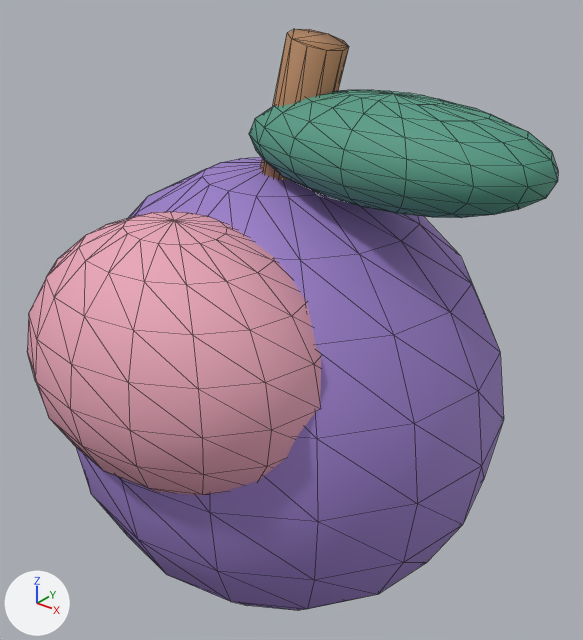
The glTF model 幻靈奇旅/models/props/berry.glb as it was, and as the next commit left it.
One viewpoint serves both versions: a 50 mm camera at (0.463, -0.557, 0.652) aimed at (0.02, -0.003, 0.309). Lighting does not change. The marker at lower left points along +X, +Y and +Z. The first picture is the older version. Mesh edges are drawn as thin lines.

Objects in the first picture: 'Star mist fruit'.
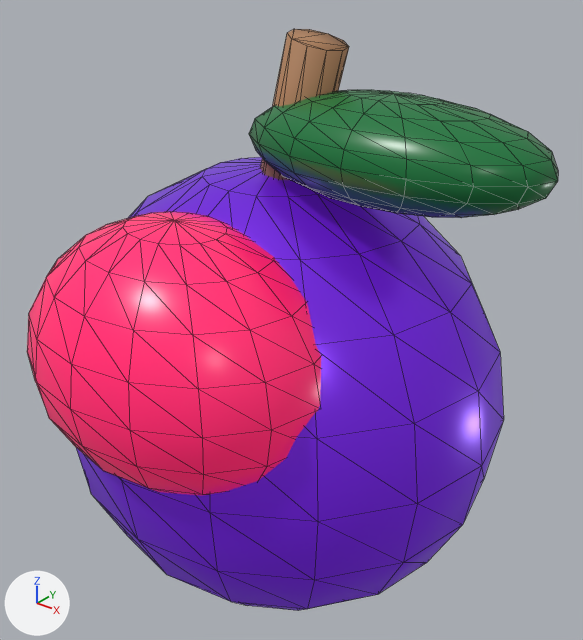
Diff of the bpy script that builds the scene:
```diff
--- a/幻靈奇旅/models/props/berry.glb.py
+++ b/幻靈奇旅/models/props/berry.glb.py
@@ mat_purple @@
 mat_purple = principled_material('purple')
-mat_purple.base_color = (0.319, 0.202, 0.578)  # purple #997cc8
-mat_purple.roughness = 0.7
+mat_purple.base_color = (0.162, 0.0144, 0.694)  # purple #7020d9
+mat_purple.roughness = 0.3
+mat_purple.emission_strength = 1.0
+mat_purple.emission_color = (0.0356, 0.00318, 0.153)  # dark purple #350a6d
+mat_purple.metallic = 0.42
@@ mat_rose @@
 mat_rose = principled_material('rose')
-mat_rose.base_color = (0.815, 0.376, 0.479)  # pink #e9a5b8
-mat_rose.roughness = 0.7
+mat_rose.base_color = (1.0, 0.0176, 0.156)  # pink #ff246e
+mat_rose.roughness = 0.3
+mat_rose.emission_strength = 1.0
+mat_rose.emission_color = (0.22, 0.00388, 0.0343)  # red #810d34
@@ mat_leaf @@
 mat_leaf = principled_material('leaf')
-mat_leaf.base_color = (0.0887, 0.328, 0.235)  # green #549b85
-mat_leaf.roughness = 0.7
+mat_leaf.base_color = (0.00605, 0.188, 0.0452)  # dark green #12783c
+mat_leaf.roughness = 0.3
```

Where the change shows, as pixel boxes [x1, y1, x2, y2] in the pictures (583 x 640 px):
'Star mist fruit', recoloured, surface changed: [27, 89, 558, 610] in both
